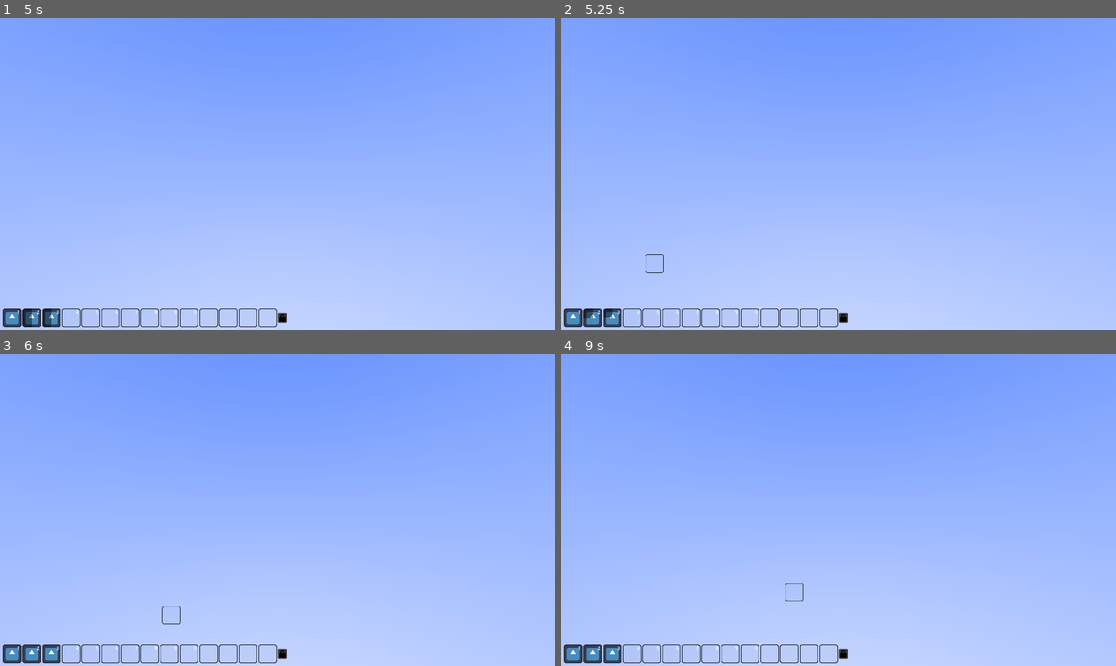
Above: before the commit, frames 1-4 (two rows, left to right).
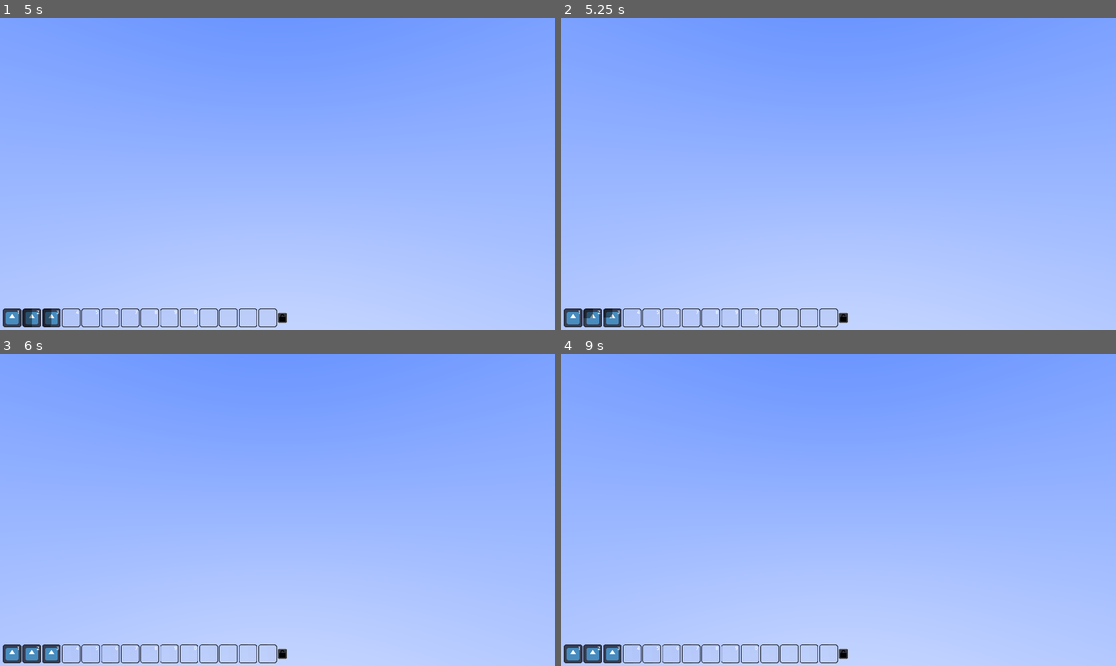
Above: after the commit, the same moments.

Repository: telmotrooper/mephistos-wrath
Game: Godot game, scene res://main.tscn
Same seed, same stepped clock (60 frames per second), same inputs: the game is played once before the commit and once after it. The engine's default icon, where the game draws it, is replaced by a stand-in: a white triangle on a blue panel in a dark square.
Inputs (mouse positions are in pixels of both pictures, inside the frame that each line leads up to):
- Up to frame 1 (5 s): click (283, 317) at 0.52 s; click (283, 317) at 1.27 s; click (283, 317) at 2.02 s; tap Enter at 2.75 s; drag from (11, 317) to (333, 105) at 2.77 s; drag from (33, 317) to (249, 236) at 3.52 s; move the mouse to (49, 317) at 4.27 s; click (49, 317) at 4.42 s
- Up to frame 2 (5.25 s): drag from (633, 317) to (672, 127) at 5.02 s
- Up to frame 3 (6 s): drag from (88, 653) to (305, 510) at 5.77 s
- Up to frame 4 (9 s): drag from (672, 653) to (755, 432) at 6.52 s; tap Space at 7.25 s; move the mouse to (688, 653) at 7.27 s; click (688, 653) at 7.42 s; tap Enter at 8 s; drag from (710, 653) to (727, 525) at 8.02 s; drag from (733, 653) to (894, 441) at 8.77 s

Frame 1 is identical in both runs. In frame 2, less than 0.1% of the frame differs, in the area x 15-19%, y 75-82%; in frame 3, less than 0.1%, in the area x 11-47%, y 80-100%; in frame 4, less than 0.1%.

Commit message:
Disallow draggin empty slot

Diff:
--- a/ability_button.gd
+++ b/ability_button.gd
@@ -41,7 +41,7 @@
 		spin()
 
 func _get_drag_data(_at_position: Vector2) -> Variant:
-	if GameState.ability_bar_locked:
+	if GameState.ability_bar_locked or ability.name == "":
 		return null
 	var drag_preview = TextureRect.new()
 	drag_preview.texture = ability.image
